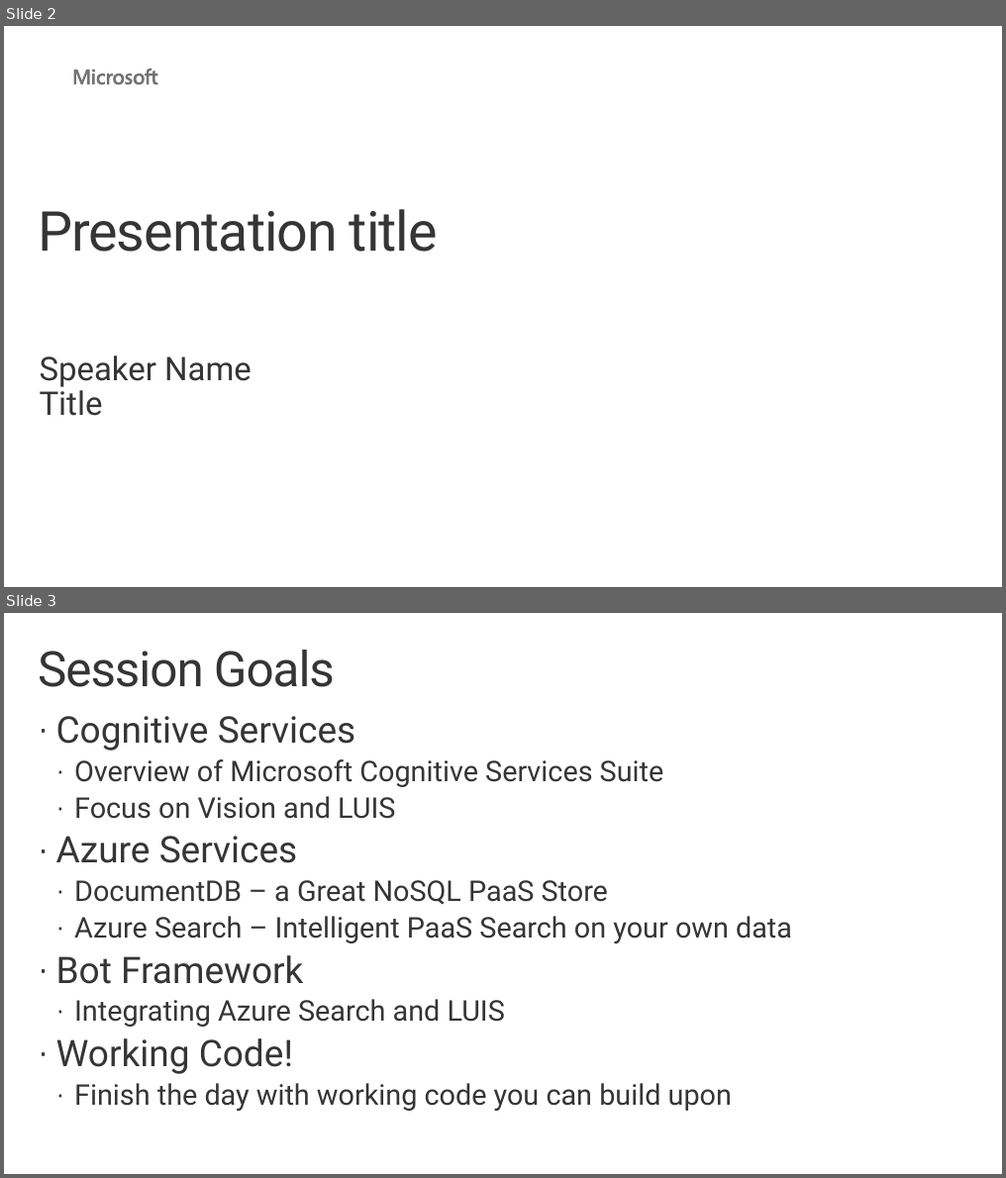
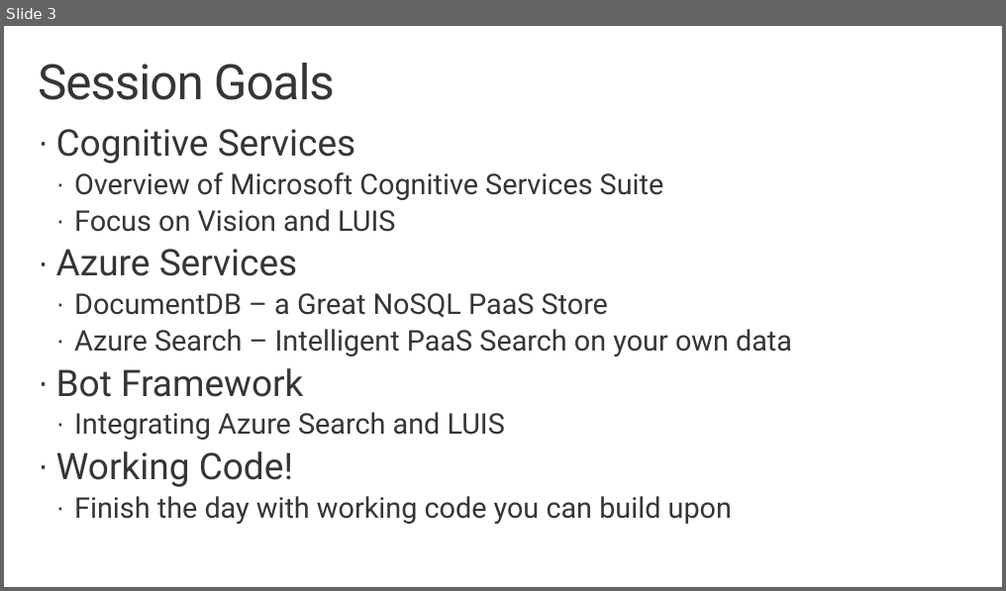
Before and after one commit to noodlefrenzy/CognitiveServicesTutorial, a slide deck: Presentations/AI Immersion - Phase 0 - Overview.pptx. Shown one above the other, each under a label of ours: slides 2 and 3 before the commit, slide 3 after it. The pictures are 1006x1178 and 1006x591 pixels, drawn with LibreOffice and Linux fonts; fonts in the diff are those of the drawing; background and template pictures are left out. Boxes give left, top, right and bottom in pixels: in the first picture for what was removed or moved away, otherwise in the second. Text is boxed around its words. In the diff, an @@ line names an element or a change of style, - is before the commit and + after.

```diff
--- a/Presentations/AI Immersion - Phase 0 - Overview.pptx
+++ b/Presentations/AI Immersion - Phase 0 - Overview.pptx
@@ slide 2 removed at box(4, 26, 1002, 587), background #FFFFFF @@
@@ freeform shape removed at box(73, 69, 157, 84) @@
@@ title removed at box(38, 209, 438, 252) @@
-Presentation title
@@ text removed at box(40, 356, 252, 416) @@
-Speaker Name
-Title
```
Also in this commit, not shown: 1 slide changed, 3 slides added, 5 other files.
